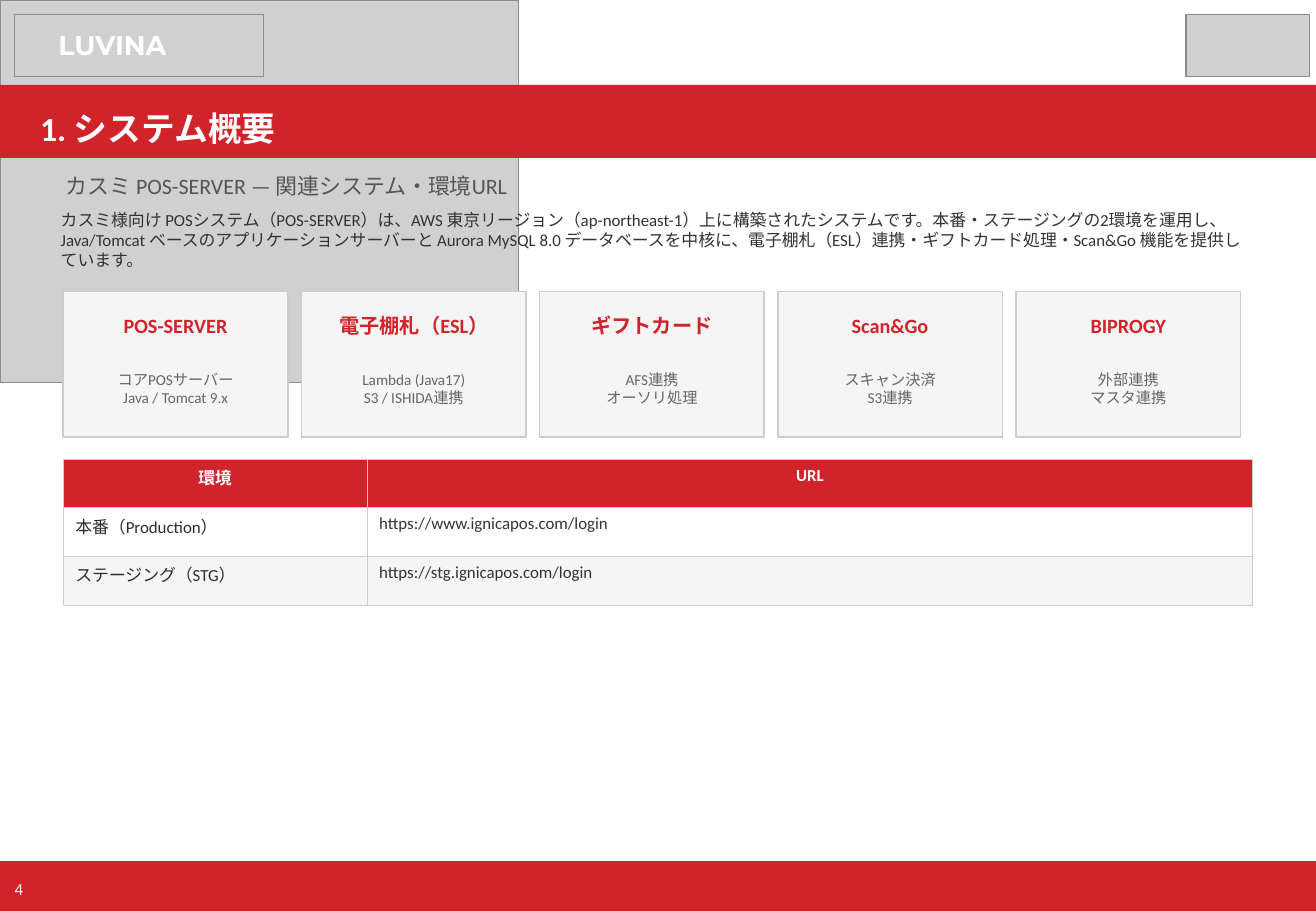
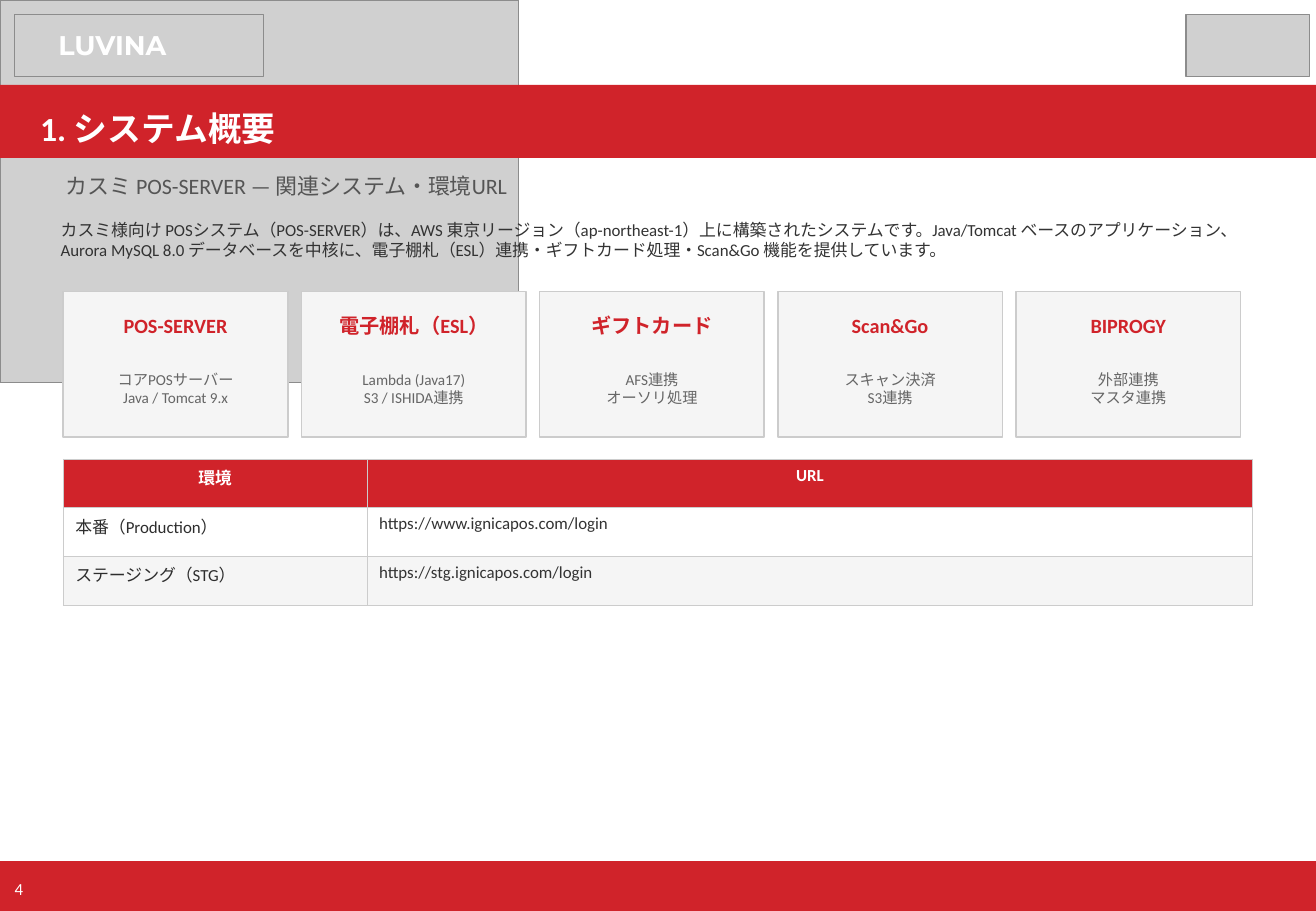
Before and after one commit to kiyoharakadutoshi/kasumi_pos-server_aws, a slide deck: slide 4 of 40_AWS/01_構成資料/カスミPOS_AWS構成資料.pptx. Drawn at 1316x911 pixels with LibreOffice and Linux fonts; fonts in the diff are those of the drawing; grey boxes stand for pictures. Boxes give left, top, right and bottom in pixels: in the first picture for what was removed or moved away, otherwise in the second. Text is boxed around its words. In the diff, an @@ line names an element or a change of style, - is before the commit and + after.

```diff
--- a/40_AWS/01_構成資料/カスミPOS_AWS構成資料.pptx
+++ b/40_AWS/01_構成資料/カスミPOS_AWS構成資料.pptx
@@ text at [61, 219, 1238, 261]: text changed @@
-カスミ様向け POSシステム（POS-SERVER）は、AWS 東京リージョン（ap-northeast-1）上に構築されたシステムです。本番・ステージングの2環境を運用し、Java/Tomcat ベースのアプリケーションサーバーと Aurora MySQL 8.0 データベースを中核に、電子棚札（ESL）連携・ギフトカード処理・Scan&Go 機能を提供しています。
+カスミ様向け POSシステム（POS-SERVER）は、AWS 東京リージョン（ap-northeast-1）上に構築されたシステムです。Java/Tomcat ベースのアプリケーション、Aurora MySQL 8.0 データベースを中核に、電子棚札（ESL）連携・ギフトカード処理・Scan&Go 機能を提供しています。
```
Also in this commit, not shown: 7 other slides changed, 2 slides added, 1 slide removed.
